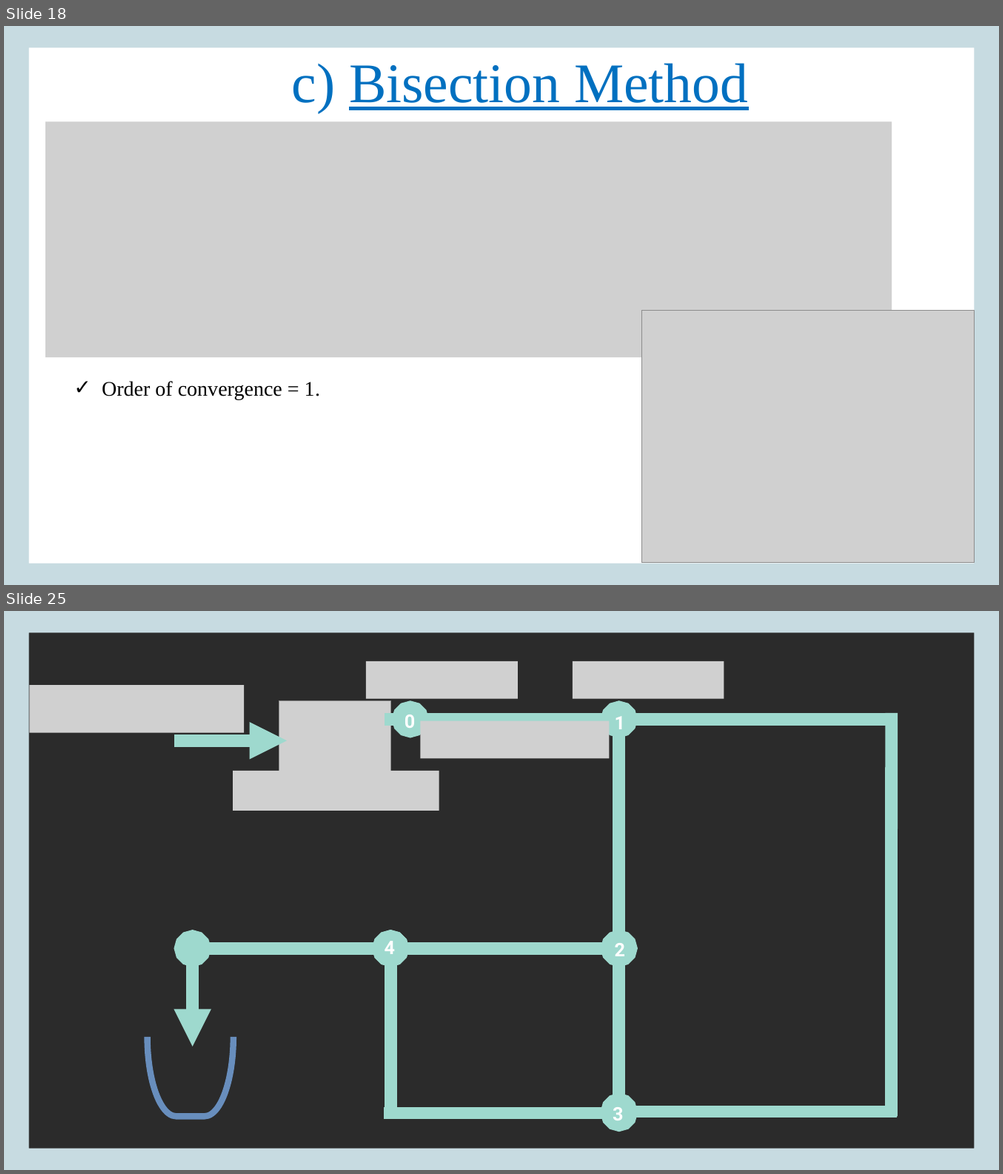
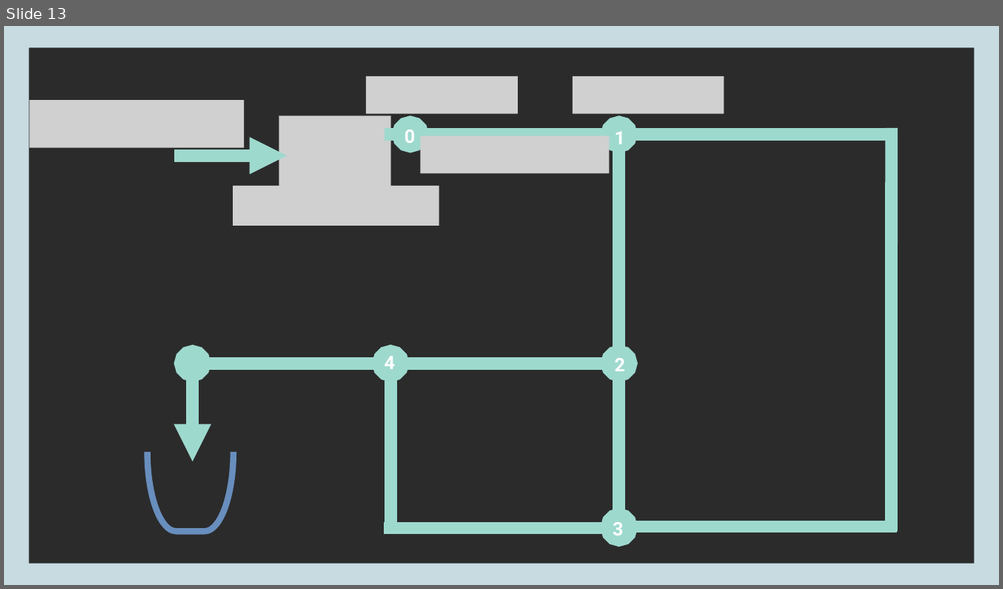
Before and after one commit to SatyamR196/CAPE_LAB, a slide deck: Lab_2/Cape Lab_A2.pptx. Shown one above the other, each under a label of ours: slides 18 and 25 before the commit, slide 13 after it; the slides between them are not shown. The pictures are 1003x1174 and 1003x589 pixels, drawn with LibreOffice and Linux fonts; fonts in the diff are those of the drawing; grey boxes stand for pictures; background and template pictures are left out; a plain dark background stands for a picture behind light text. Boxes give left, top, right and bottom in pixels: in the first picture for what was removed or moved away, otherwise in the second. Text is boxed around its words. In the diff, an @@ line names an element or a change of style, - is before the commit and + after.

```diff
--- a/Lab_2/Cape Lab_A2.pptx
+++ b/Lab_2/Cape Lab_A2.pptx
@@ slide 18 removed at (4, 26, 999, 585), background picture (left out); not listed: 1 template element that a slide beside it also shows @@
@@ title removed at (292, 63, 748, 113) @@
-  c) Bisection Method
@@ picture removed at (45, 121, 892, 358) @@
@@ picture removed at (641, 310, 973, 562) @@
@@ text removed at (102, 381, 320, 400) @@
-  ✓ Order of convergence = 1.
@@ what was slide 25 is now slide 13 @@
```
Also in this commit, not shown: 4 slides changed, 5 slides added, 14 other slides removed, 1 other file.
